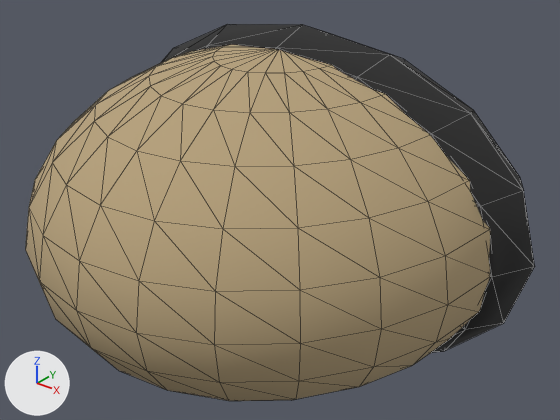
What one commit did to the glTF model assets/glb/items/clothing/slippy.glb.
Before and after are seen from a camera (50 mm lens) standing at (1.97, -2.69, 1.49) and looking at (0.17, -0.43, 0.09). Every picture has the same lights, and +X, +Y and +Z are marked at lower left. Mesh edges are drawn as thin lines.
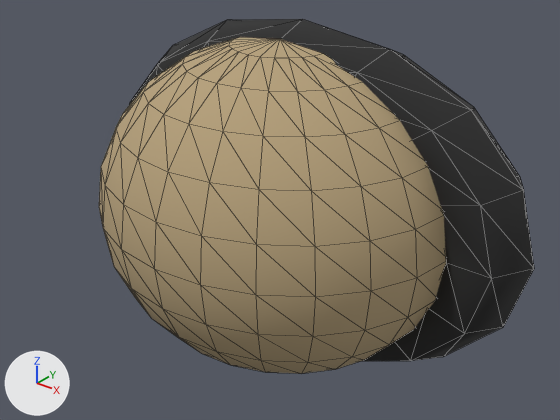
What differs and where, as boxes (x1, y1, x2, y2) in the pictures (560 x 420 px):
'Sphere', moved, rescaled (25% narrower)
    before: (25, 44, 490, 401)
    after: (99, 37, 447, 374)
'Torus', moved
    before: (161, 24, 535, 353)
    after: (129, 19, 534, 361)

Patch to the scene script:
```diff
--- a/assets/glb/items/clothing/slippy.glb.py
+++ b/assets/glb/items/clothing/slippy.glb.py
@@ ob_torus @@
 ob_torus = bpy.data.objects.new('Torus', me_mesh_0)
-ob_torus.location = (0.0, -0.0658, 0.0)
+ob_torus.location = (0.0, -0.0658, -0.00774)
 ob_torus.scale = (0.935, 1.0, 0.639)
@@ ob_sphere @@
 ob_sphere = bpy.data.objects.new('Sphere', me_mesh_1)
+ob_sphere.parent = ob_slippy_glb
 ob_sphere.location = (0.0, -0.22, 0.0)
-ob_sphere.scale = (1.02, 1.13, 0.696)
+ob_sphere.scale = (0.84, 0.765, 0.706)
@@ ob_slippy_glb @@
+ob_slippy_glb = bpy.data.objects.new('slippy.glb', None)
+ob_slippy_glb.location = (0.0, 0.0, 0.0)
+ob_slippy_glb.scale = (1.0, 1.0, 1.04)
```
